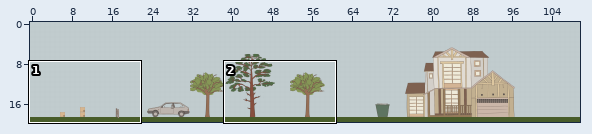
One commit to this Tiled map: maps/map.tmx. Above: a wide view before the commit, with the close-up outlined.
Close-up. Before the commit:
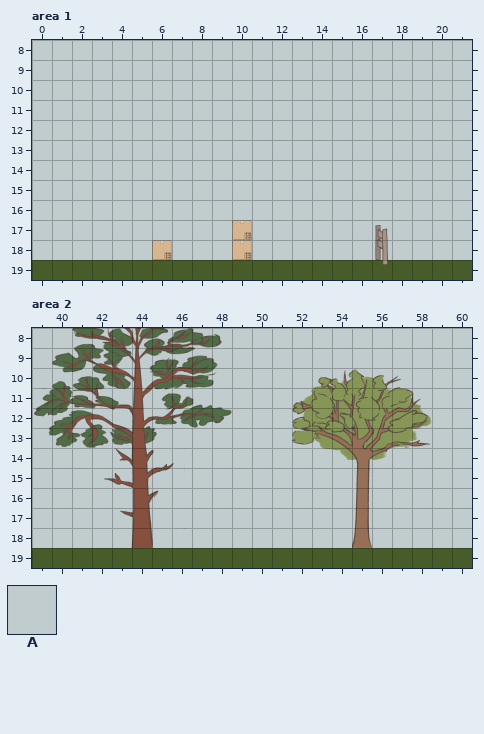
Cells are 100x100 px. Shown: area 1 x 0..21, y 8..19; area 2 x 39..60, y 8..19. The commit also changed other parts of the map, which this record leaves out.
Key: from "tileset": A 0.
_ is an empty cell, # one hidden under a higher layer.
Layers that did not change in this view are not listed.
Layer "background" before, area 1, first column x 0:
 8 AAAAAAAAAAAAAAAAAAAAAA
 9 AAAAAAAAAAAAAAAAAAAAAA
10 AAAAAAAAAAAAAAAAAAAAAA
11 AAAAAAAAAAAAAAAAAAAAAA
12 AAAAAAAAAAAAAAAAAAAAAA
13 AAAAAAAAAAAAAAAAAAAAAA
14 AAAAAAAAAAAAAAAAAAAAAA
15 AAAAAAAAAAAAAAAAAAAAAA
16 AAAAAAAAAAAAAAAAAAAAAA
17 AAAAAAAAAAAAAAAAAAAAAA
18 AAAAAAAAAAAAAAAAAAAAAA
19 AAAAAAAAAAAAAAAAAAAAAA
Layer "background" before, area 2, first column x 39:
 8 AAAAAAAAAAAAAAAAAAAAAA
 9 AAAAAAAAAAAAAAAAAAAAAA
10 AAAAAAAAAAAAAAAAAAAAAA
11 AAAAAAAAAAAAAAAAAAAAAA
12 AAAAAAAAAAAAAAA#AAAAAA
13 AAAAAAAAAAAAAAAAAAAAAA
14 AAAAAAAAAAAAAAAAAAAAAA
15 AAAAAAAAAAAAAAAAAAAAAA
16 AAAAAAAAAAAAAAAAAAAAAA
17 AAAAAAAAAAAAAAAAAAAAAA
18 AAAAAAAAAAAAAAAAAAAAAA
19 AAAAAAAAAAAAAAAAAAAAAA
Now the later version:
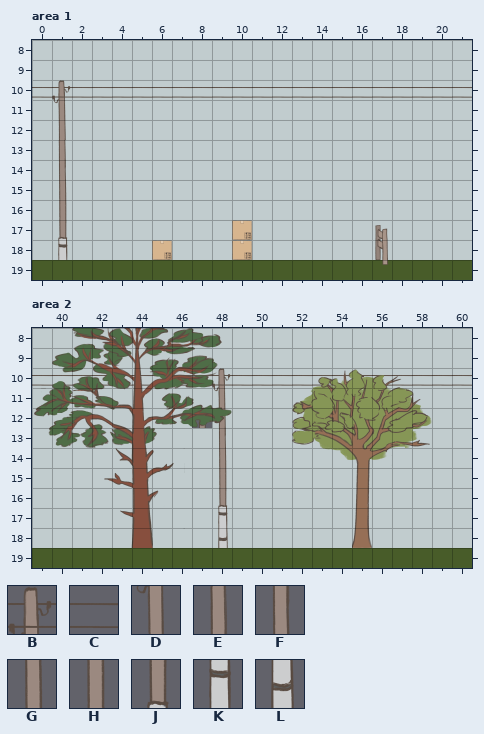
Further tiles: from "tileset": B 5, C 6, D 35, E 65, F 95, G 125, H 155, J 185, K 215, L 245.
Tiles of an added or newly shown layer are drawn over the layers below it.
The exact change:
Layer "sky" (added), area 1:
The edit adds tile A in row 10 at x 0 to 21; in rows 11 to 18 at x 1.
Layer "background", area 1:
Tile A gives way to tile B in row 10 at x 1.
Tile A gives way to tile C in row 10 at x 0 and 2 to 21.
Tile A gives way to tile D in row 11 at x 1.
Tile A gives way to tile E in rows 12 to 13 at x 1.
Tile A gives way to tile F in row 14 at x 1.
Tile A gives way to tile G in row 15 at x 1.
Tile A gives way to tile H in row 16 at x 1.
Tile A gives way to tile J in row 17 at x 1.
Tile A gives way to tile K in row 18 at x 1.
Layer "sky" (added), area 2:
The edit adds tile A in row 10 at x 39 to 44 and 46 to 60; in rows 11 to 18 at x 48.
The edit adds tile E in row 12 at x 47.
Layer "background", area 2:
Tile A gives way to tile B in row 10 at x 48.
Tile A gives way to tile C in row 10 at x 39 to 44, 46 to 47 and 49 to 60.
Tile A gives way to tile D in row 11 at x 48.
Tile A gives way to tile E in row 12 at x 48.
Tile A gives way to tile F in row 13 at x 48.
Tile A gives way to tile G in row 14 at x 48.
Tile A gives way to tile H in row 15 at x 48.
Tile A gives way to tile J in row 16 at x 48.
Tile A gives way to tile K in row 17 at x 48.
Tile A gives way to tile L in row 18 at x 48.
Tile A is gone in row 12 at x 47.
Changed places in both close-ups, as pixel boxes (x1, y1, x2, y2):
changed: (32, 80, 472, 260)
changed: (32, 375, 152, 386)
changed: (173, 368, 472, 548)
